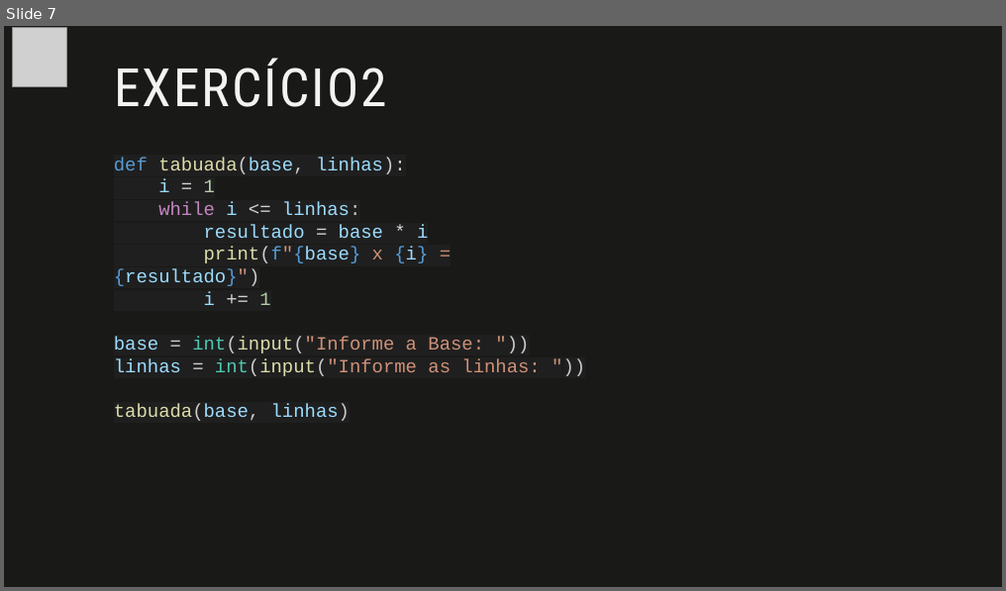
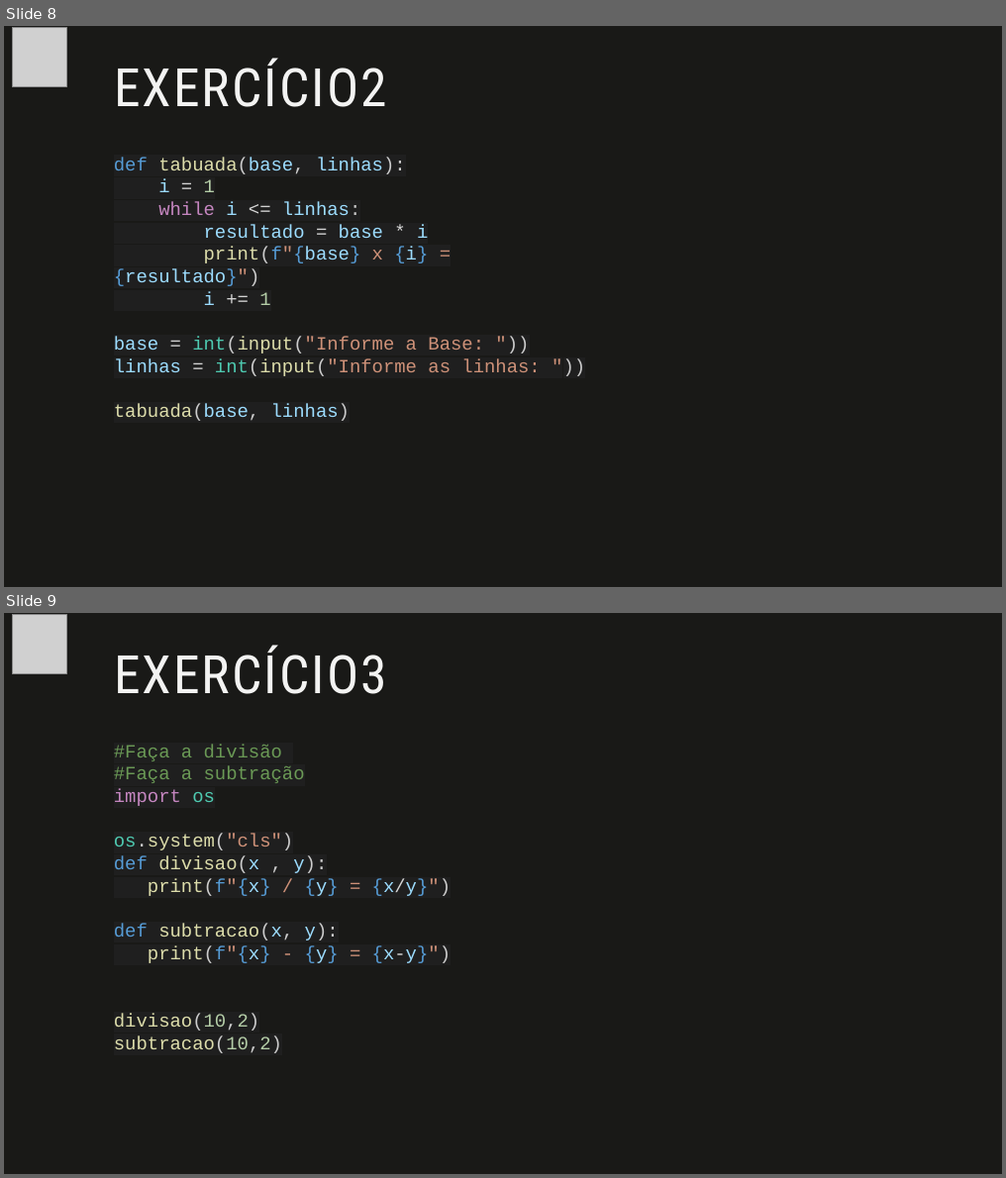
Before and after one commit to fabio-sudo/PythonCurso, a slide deck: Python_Dev/Python Intermediário/Material Python/1- Funções em Python.pptx. Shown one above the other, each under a label of ours: slide 7 before the commit, slides 8 and 9 after it. The pictures are 1006x591 and 1006x1178 pixels, drawn with LibreOffice and Linux fonts; fonts in the diff are those of the drawing; grey boxes stand for pictures. Boxes give left, top, right and bottom in pixels: in the first picture for what was removed or moved away, otherwise in the second. Text is boxed around its words. In the diff, an @@ line names an element or a change of style, - is before the commit and + after.

```diff
--- a/Python_Dev/Python Intermediário/Material Python/1- Funções em Python.pptx
+++ b/Python_Dev/Python Intermediário/Material Python/1- Funções em Python.pptx
@@ slide 9 added at [4, 613, 1002, 1174], background #191917 @@
@@ picture added at [12, 615, 66, 673] @@
@@ title added at [114, 646, 387, 694], 51 pt, text #F3F3F2 @@
+EXERCÍCIO3
@@ text added at [114, 745, 450, 1054], 18 pt, text #DCDCAA @@
+#Faça a divisão
+#Faça a subtração
+import os
+os.system("cls")
+def divisao(x , y):
+print(f"{x} / {y} = {x/y}")
+def subtracao(x, y):
+print(f"{x} - {y} = {x-y}")
+divisao(10,2)
+subtracao(10,2)
@@ what was slide 7 is now slide 8 @@
```
Also in this commit, not shown: 2 other slides added, 2 other files.
